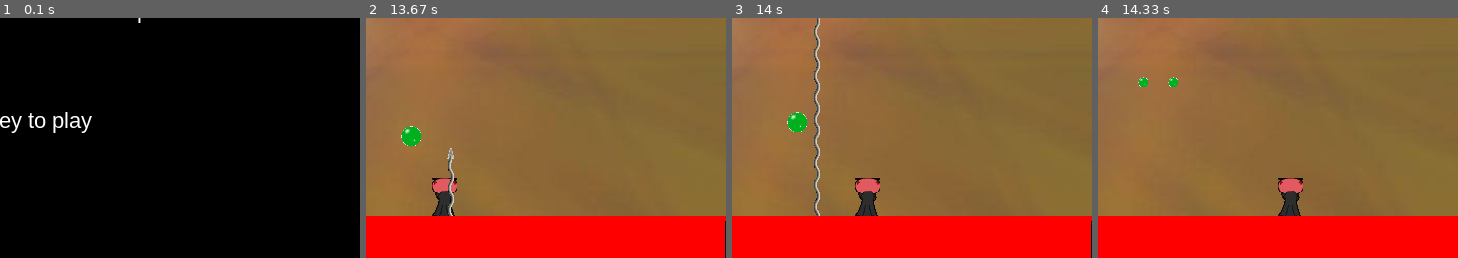
Above: before the commit, frames 1-4 (left to right).
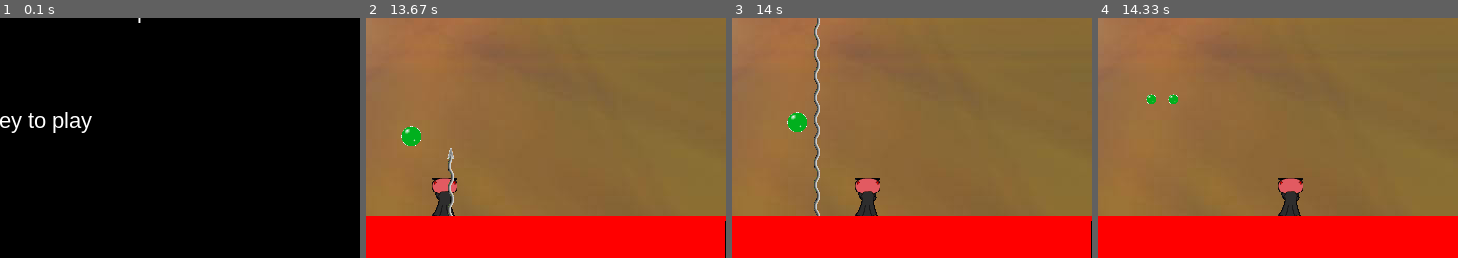
Above: after the commit, the same moments.

Repository: ratchek/bubble-trouble-pygame
Game: pygame game, started from src/game.py
Two runs of this game, one before a commit and one after it. Both use one fixed random seed, a clock stepped at 60 frames per second and the inputs below.
Inputs:
- Up to frame 1 (0.1 s): no input
- Up to frame 2 (13.67 s): tap Enter at 0.33 s; hold Left 1.33-1.8 s; hold Right 1.83-2.3 s; hold Right 2.33-2.8 s; hold Left 2.83-3.37 s; tap Space at 3.4, 3.8, 4.1, 4.23, 4.53, 4.9, 5.2, 5.4, 5.7, 5.9, 6.2, 6.4, 6.7, 6.97, 7.27, 9.57, 9.87, 10.13, 10.43, 10.57, 10.87, 11.23, 11.53, 11.73, 12.03, 12.23, 12.53, 12.73, 13.03, 13.3, 13.6 s; hold Left 3.73-4.13 s; hold Right 4.17-4.8 s; hold Left 4.83-5.3 s; hold Right 5.33-5.8 s; hold Right 5.83-6.3 s; hold Left 6.33-6.87 s; hold Left 6.9-7.3 s; hold Left 9.5-10.03 s; hold Left 10.07-10.47 s; hold Right 10.5-11.13 s; hold Left 11.17-11.63 s; hold Right 11.67-12.13 s; hold Right 12.17-12.63 s; hold Left 12.67-13.2 s; hold Left 13.23-13.63 s
- Up to frame 3 (14 s): hold Right from 13.67 s (still down); tap Space at 13.73 s
- Up to frame 4 (14.33 s): tap Space at 14.03 s; release Right at 14.3 s
The pictures show only the part of the screen within x 50-100%, y 50-100%; the shares and areas given below are measured in that part.

Frames 1-3 are identical in both runs. In frame 4, 0.4% of the frame differs, in the area x 11-23%, y 24-36%.

Commit message:
Use mask collisions

Diff:
--- a/src/bubble.py
+++ b/src/bubble.py
@@ -21,7 +21,7 @@
     def update(self):
         self.rect.x += self.speed_x
         self.rect.y += self.speed_y
-        if self.rect.bottom >= GAME_FLOOR:
+        if self.rect.bottom > GAME_FLOOR:
             self.speed_y *= -1
         elif self.speed_y <= BUBBLE_MAX_SPEEDS[self.stage]:
             self.speed_y += self.gravity
--- a/src/game.py
+++ b/src/game.py
@@ -93,10 +93,14 @@
 
     def update(self):
         # all the updates
-        hits = pygame.sprite.groupcollide(self.bubbles, self.harpoons, True, True)
-        if hits:
+
+        # Check collisions with rectangles first, before performing the more
+        # computing intensive mask collisions
+        hits = None
+        rect_hits = pygame.sprite.groupcollide(self.bubbles, self.harpoons, False, False)
+        if rect_hits:
+            hits = pygame.sprite.groupcollide(self.bubbles, self.harpoons, True, True, pygame.sprite.collide_mask)
             for bubble in hits:
-                print(hits)
                 self.score += 10
                 if bubble.stage > 0:
                     bubble_one = Bubble(bubble.rect.x, bubble.rect.y, bubble.stage - 1, bubble.color, bubble.speed_x, BUBBLE_HARPOON_SPEED_BOOST)
@@ -106,6 +110,7 @@
                     sounds["bubble_split"].play()
                 else:
                     random.choice(bubble_pop_sounds).play()
+
         # If you killed all the bubbles
         if not self.bubbles:
             self.score += 100
@@ -122,7 +127,12 @@
 
         # did time run out?
         end_of_time = pygame.time.get_ticks() >= self.level_end_time
-        hits = pygame.sprite.spritecollide(self.player, self.bubbles, False)
+        # Check collisions with rectangles first, before performing the more
+        # computing intensive mask collisions
+        hits = None
+        rect_hits = pygame.sprite.spritecollide(self.player, self.bubbles, False)
+        if rect_hits:
+            hits = pygame.sprite.spritecollide(self.player, self.bubbles, False, pygame.sprite.collide_mask)
         if end_of_time: sounds["ingame_time_out"].play()
         if hits: sounds["ingame_dead"].play()
         if hits or end_of_time:
